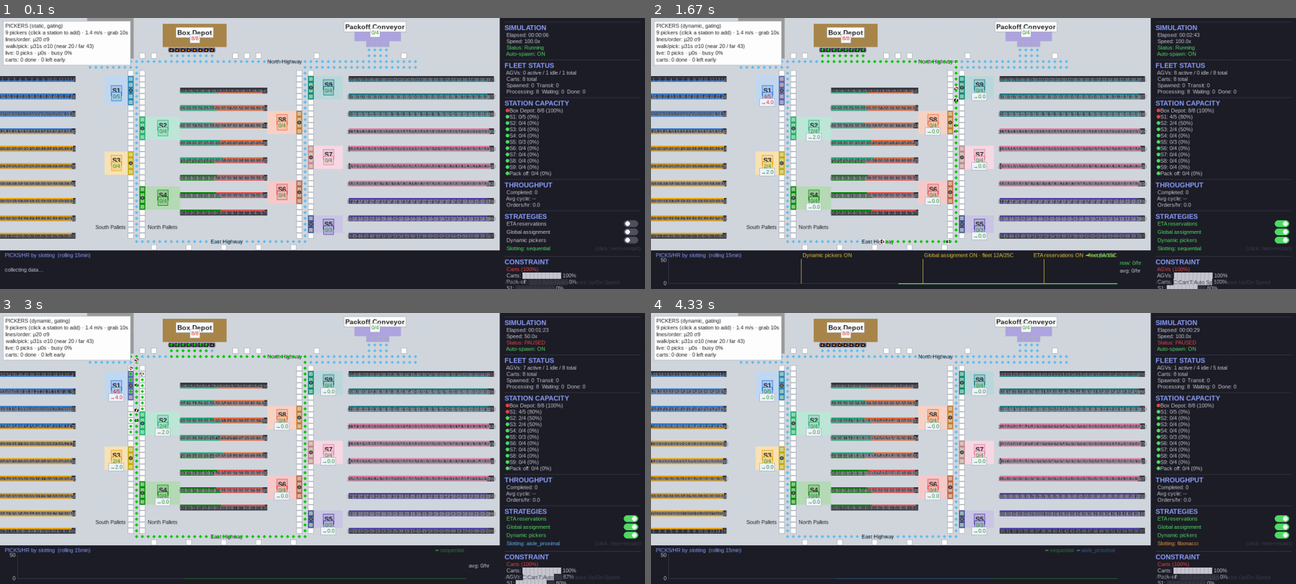
Above: before the commit, frames 1-4 (two rows, left to right).
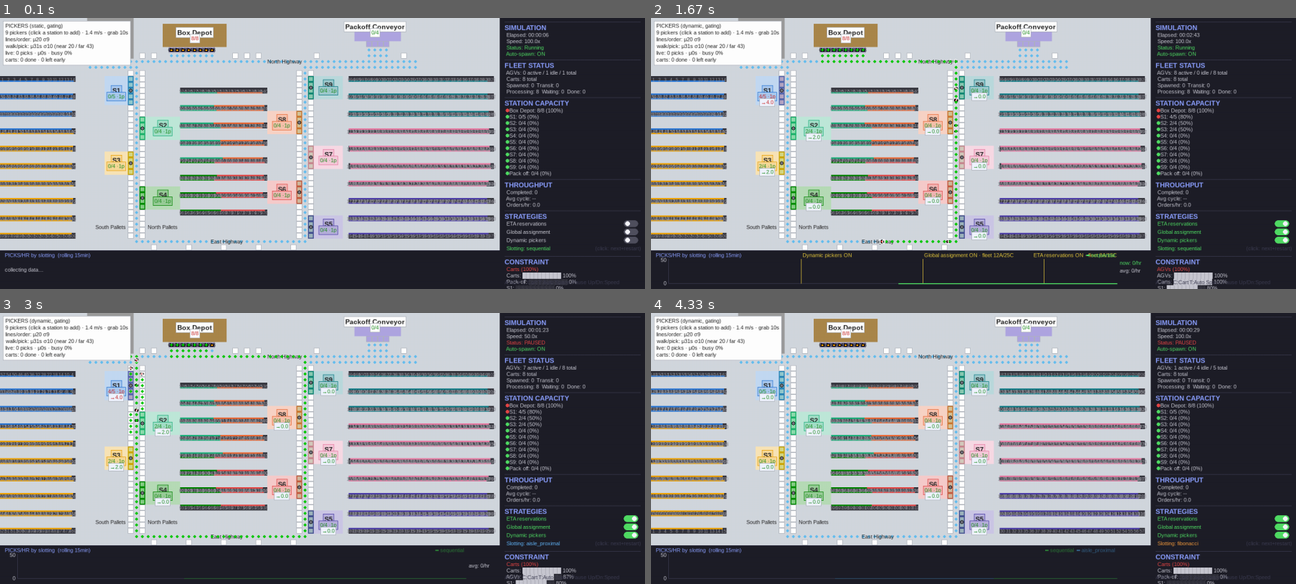
Above: after the commit, the same moments.

Repository: gompcc/WarehouseRepSim
Game: pygame game, started from agv_simulation/__main__.py
The game is run twice, just before and just after one commit, with the same random seed, the same clock (stepped at 60 frames per second) and the same inputs.
Inputs (mouse positions are in pixels of both pictures, inside the frame that each line leads up to):
- Up to frame 1 (0.1 s): no input
- Up to frame 2 (1.67 s): click "Dynamic pickers" at 0.38 s; click "Global assignment" at 0.72 s; click "ETA reservations" at 1.05 s; tap Enter at 1.33 s
- Up to frame 3 (3 s): click "Slotting: sequential" at 1.72 s; tap Enter at 2 s; hold Up 2.33-2.8 s; tap Space at 2.4, 2.7, 2.9 s; hold Down from 2.83 s (still down)
- Up to frame 4 (4.33 s): release Down at 3.13 s; hold Up 3.17-3.53 s; tap Space at 3.23, 3.97 s; click (1212, 543) at 3.62 s; hold Down 3.9-4.27 s; hold Up from 4.3 s (still down)

The runs differ from the first frame. In frame 1, 0.6% of the frame differs, in the area x 16-82%, y 25-82%; in frame 2, 0.6%; in frame 3, 0.6%; in frame 4, 0.6%.

Commit message:
One order, many pickers; S5 4th slot; live picker counts on stations
- Line-level picker assignment (user spec): a cart's queue entry is now
  an unassigned-line pool; each idle picker draws ONE line per round
  trip, so several pickers work the same cart's order concurrently and
  hiring cuts single-cart dwell instead of only helping parallel carts
  (test: 3 pickers close one cart >1.7x faster than 1). Cart closure
  fires exactly once — when the last line lands and no picker is
  mid-line; departures count once per cart regardless of how many
  pickers held its lines. Dynamic backlog metric is now unassigned
  lines, not queued carts.
- S5 gains a 4th pick slot at (53,37), below the existing three
  (racking block extended; STATIONS['S5'] 3 -> 4). Physical change:
  prior results incomparable (already true today).
- Station capacity labels show a live picker headcount ('0/4 .2p'),
  counted by the picker's CURRENT station so dynamic roaming and
  click-hires are visible.

85 tests green (2 new: shared-order concurrency, crew-speedup).

Co-Authored-By: Claude Fable 5 <noreply@anthropic.com>

Diff:
--- a/agv_simulation/map_builder.py
+++ b/agv_simulation/map_builder.py
@@ -96,9 +96,9 @@
         put(24, y, TileType.PICK_STATION, "S4")
 
     # 11. RIGHT-SIDE STATIONS
-    # S5
-    fill_rect(54, 34, 58, 36, TileType.RACKING, "S5")
-    for y in range(34, 37):
+    # S5 — 4 slots (4th added 2026-07-14, user request; was 3)
+    fill_rect(54, 34, 58, 37, TileType.RACKING, "S5")
+    for y in range(34, 38):
         put(53, y, TileType.PICK_STATION, "S5")
     # S6
     fill_rect(46, 28, 50, 31, TileType.RACKING, "S6")
--- a/agv_simulation/models.py
+++ b/agv_simulation/models.py
@@ -184,7 +184,7 @@
 # Station capacities
 STATIONS: dict[str, int] = {
     "S1": 5, "S2": 4, "S3": 4, "S4": 4,
-    "S5": 3, "S6": 4, "S7": 4, "S8": 4, "S9": 4,
+    "S5": 4, "S6": 4, "S7": 4, "S8": 4, "S9": 4,
     "Box_Depot": 8, "Pack_off": 4,
 }
 
--- a/agv_simulation/picker.py
+++ b/agv_simulation/picker.py
@@ -221,8 +221,11 @@
             sid: [Picker(sid, cat.station_pos[sid]) for _ in range(PICKERS_PER_STATION)]
             for sid in cat.station_pos
         }
-        # Carts waiting for a picker, FIFO per station: [(cart, skus)]
-        self.queues: dict[str, list[tuple[Cart, list[int]]]] = {
+        # Carts waiting for pickers, FIFO per station. Each entry is
+        # [cart, pool] where pool holds the cart's UNASSIGNED lines —
+        # line-level assignment lets MANY pickers work one cart's order
+        # concurrently (one line per picker round trip).
+        self.queues: dict[str, list[list]] = {
             sid: [] for sid in cat.station_pos
         }
         self._tracked: set[int] = set()  # cart_ids currently queued or served
@@ -261,6 +264,32 @@
         n = max(1, round(self.rng.gauss(PICKS_PER_VISIT_MEAN, PICKS_PER_VISIT_SD)))
         return self.rng.sample(zone, min(n, len(zone)))
 
+    def _take_line(self, station_id: str) -> tuple[Cart, int] | None:
+        """Pop one unassigned line from the oldest cart still holding any
+        at *station_id*; drop entries whose pool has drained."""
+        queue = self.queues[station_id]
+        for entry in list(queue):
+            cart, pool = entry
+            if pool:
+                sku = pool.pop(0)
+                if not pool:
+                    queue.remove(entry)
+                return (cart, sku)
+            queue.remove(entry)  # drained by other pickers
+        return None
+
+    def _cart_in_service(self, cart_id: int) -> bool:
+        """True while the cart still has unassigned lines queued or any
+        picker is mid-line for it."""
+        for queue in self.queues.values():
+            for cart, pool in queue:
+                if cart.cart_id == cart_id and pool:
+                    return True
+        return any(
+            p.cart is not None and p.cart.cart_id == cart_id
+            for p in self.all_pickers()
+        )
+
     def add_picker(self, station_id: str) -> Picker:
         """Hire one extra picker at *station_id* (GUI station click).
 
@@ -309,34 +338,39 @@
             if not picks:
                 continue
             self._tracked.add(cart.cart_id)
-            self.queues[sid].append((cart, picks))
+            self.queues[sid].append([cart, picks])
         self._served_orderless &= set(picking_by_id)  # forget once they leave
 
-        # 2. Departures (cart left PICKING while queued or being served)
+        # 2. Departures (cart left PICKING while queued or being served).
+        # Count each departed cart ONCE, however many pickers/lines it had.
+        departed: set[int] = set()
         for sid, queue in self.queues.items():
-            for cart, _skus in list(queue):
-                if cart.cart_id not in picking_by_id:
-                    queue.remove((cart, _skus))
-                    self._tracked.discard(cart.cart_id)
-                    self.carts_left_early += 1
-        for sid, crew in self.pickers.items():
-            for picker in crew:
-                if picker.cart is not None and picker.cart.cart_id not in picking_by_id:
-                    self._tracked.discard(picker.cart.cart_id)
-                    self.carts_left_early += 1
-                    picker.abort()
-
-        # 3. Assign idle pickers: own-station queues first for EVERY picker
-        # (free), only then may dynamic pickers relocate — so nobody walks
-        # to a queue its own station's picker was about to take.
+            for entry in list(queue):
+                if entry[0].cart_id not in picking_by_id:
+                    queue.remove(entry)
+                    departed.add(entry[0].cart_id)
+        for picker in self.all_pickers():
+            if picker.cart is not None and picker.cart.cart_id not in picking_by_id:
+                departed.add(picker.cart.cart_id)
+                picker.abort()
+        for cart_id in departed:
+            if cart_id in self._tracked:
+                self._tracked.discard(cart_id)
+                self.carts_left_early += 1
+
+        # 3. Assign idle pickers ONE LINE at a time — several pickers can
+        # work the same cart's order concurrently (user spec: one order,
+        # many pickers). Own-station queues first for EVERY picker; only
+        # then may dynamic pickers relocate to their side's worst backlog.
         idle = [
             p for p in self.all_pickers()
             if p.state == Picker.IDLE and p.cart is None
         ]
         for picker in list(idle):
-            if self.queues[picker.station_id]:
-                cart, skus = self.queues[picker.station_id].pop(0)
-                picker.start_cart(cart, skus)
+            line = self._take_line(picker.station_id)
+            if line is not None:
+                cart, sku = line
+                picker.start_cart(cart, [sku])
                 idle.remove(picker)
         if self.strategy == "dynamic":
             for picker in idle:
@@ -344,21 +378,23 @@
                 side = self.station_side.get(sid)
                 candidates = [
                     s for s, q in self.queues.items()
-                    if q and self.station_side.get(s) == side
+                    if self.station_side.get(s) == side
+                    and any(entry[1] for entry in q)
                 ]
                 if not candidates:
                     continue
-                # Worst backlog first; nearer station breaks ties
+                # Worst backlog (unassigned lines) first; nearer breaks ties
                 target = max(
                     candidates,
                     key=lambda s: (
-                        len(self.queues[s]), -self._station_dist_m(sid, s),
+                        sum(len(e[1]) for e in self.queues[s]),
+                        -self._station_dist_m(sid, s),
                     ),
                 )
-                cart, skus = self.queues[target].pop(0)
+                cart, sku = self._take_line(target)
                 walk_secs = self._station_dist_m(sid, target) / PICKER_WALK_SPEED
                 picker.start_cart(
-                    cart, skus,
+                    cart, [sku],
                     station_id=target,
                     station_pos=self.station_positions[target],
                     relocate_secs=walk_secs,
@@ -388,8 +424,17 @@
                     had_cart.order, "mark_picked"
                 ):
                     had_cart.order.mark_picked(done_sku)
-            # Cart finished (picker went idle with no pending picks)
-            if had_cart is not None and picker.cart is None and picker.state == Picker.IDLE:
+            # Cart finished: this picker went idle AND no unassigned lines
+            # remain AND no other picker is still mid-line for the cart
+            # (several pickers may share one order — only the last one
+            # to finish closes the cart out)
+            if (
+                had_cart is not None
+                and picker.cart is None
+                and picker.state == Picker.IDLE
+                and not self._cart_in_service(had_cart.cart_id)
+                and had_cart.cart_id in self._tracked
+            ):
                 self._tracked.discard(had_cart.cart_id)
                 self.carts_served += 1
                 self.station_stats[picker.station_id]["carts_served"] += 1
--- a/agv_simulation/renderer.py
+++ b/agv_simulation/renderer.py
@@ -160,6 +160,7 @@
     font_md: pygame.font.Font,
     station_fill: dict | None = None,
     eta_forecast: dict | None = None,
+    picker_counts: dict | None = None,
 ) -> None:
     """Draw station names, section labels, and live capacity indicators.
 
@@ -197,6 +198,9 @@
             capacity = STATIONS.get(station_id, 0)
             current, rate = 0, 0.0
         text = f"{current}/{capacity}"
+        # Live picker headcount at this station (moves with dynamic roam)
+        if picker_counts is not None and station_id in picker_counts:
+            text += f" ·{picker_counts[station_id]}p"
         if rate <= 0.50:
             color = (30, 140, 30)
         elif rate <= 0.75:
@@ -803,9 +807,15 @@
         if dispatcher and dispatcher.strategies.eta_reservations
         else None
     )
+    picker_counts = None
+    if pickers is not None:
+        picker_counts = {}
+        for p in pickers.all_pickers():
+            picker_counts[p.station_id] = picker_counts.get(p.station_id, 0) + 1
     draw_labels(
         screen, font_sm, font_md,
         station_fill=station_fill, eta_forecast=eta_forecast,
+        picker_counts=picker_counts,
     )
 
     if carts:
--- a/tests/test_picker_strategies.py
+++ b/tests/test_picker_strategies.py
@@ -118,6 +118,46 @@
     assert hired.station_id in ("S5", "S7", "S9")
 
 
+def test_one_order_shared_by_many_pickers():
+    """User spec: when a cart arrives, its order can be picked by MANY
+    pickers concurrently — hiring must speed up a single cart, not just
+    parallel carts."""
+    tiles = _world()
+    manager = PickerManager(tiles)
+    manager.add_picker("S3")
+    manager.add_picker("S3")  # crew of 3
+    cart = _picking_cart(tiles, "S3")
+    for _ in range(5):
+        manager.update(0.1, [cart])
+    on_cart = [
+        p for p in manager.pickers["S3"]
+        if p.cart is not None and p.cart.cart_id == cart.cart_id
+    ]
+    assert len(on_cart) >= 2, "order not shared across pickers"
+    _run(manager, [cart])
+    assert manager.carts_served == 1          # closed out exactly once
+    assert manager.carts_left_early == 0
+
+
+def test_shared_order_completes_faster_with_more_pickers():
+    """Crew size must cut a single cart's dwell (diminishing-returns fix)."""
+    def dwell_ticks(extra_pickers):
+        tiles = _world()
+        manager = PickerManager(tiles)
+        for _ in range(extra_pickers):
+            manager.add_picker("S3")
+        cart = _picking_cart(tiles, "S3")
+        for tick in range(40000):
+            manager.update(0.1, [cart])
+            if manager.carts_served == 1:
+                return tick
+        raise AssertionError("cart never served")
+
+    solo = dwell_ticks(0)
+    crew = dwell_ticks(2)
+    assert crew < solo * 0.6, (solo, crew)  # 3 pickers ≥ ~1.7x faster
+
+
 def test_dynamic_relocation_takes_real_time():
     tiles = _world()
     manager = PickerManager(tiles, strategy="dynamic")
